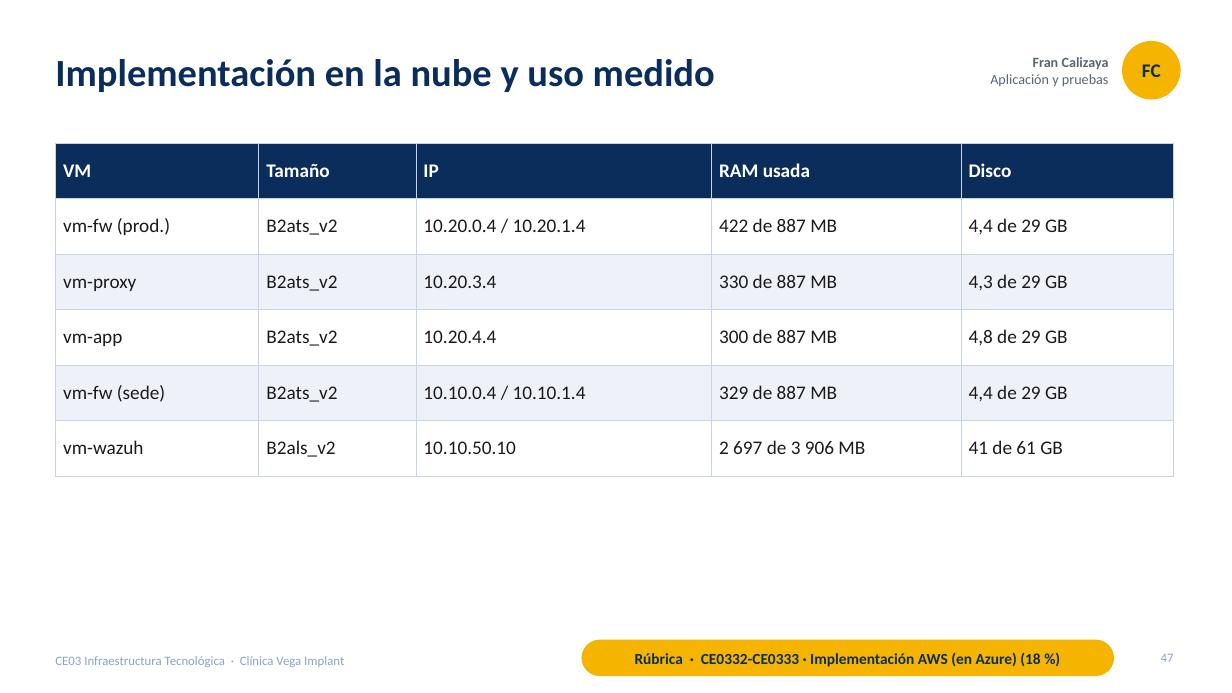
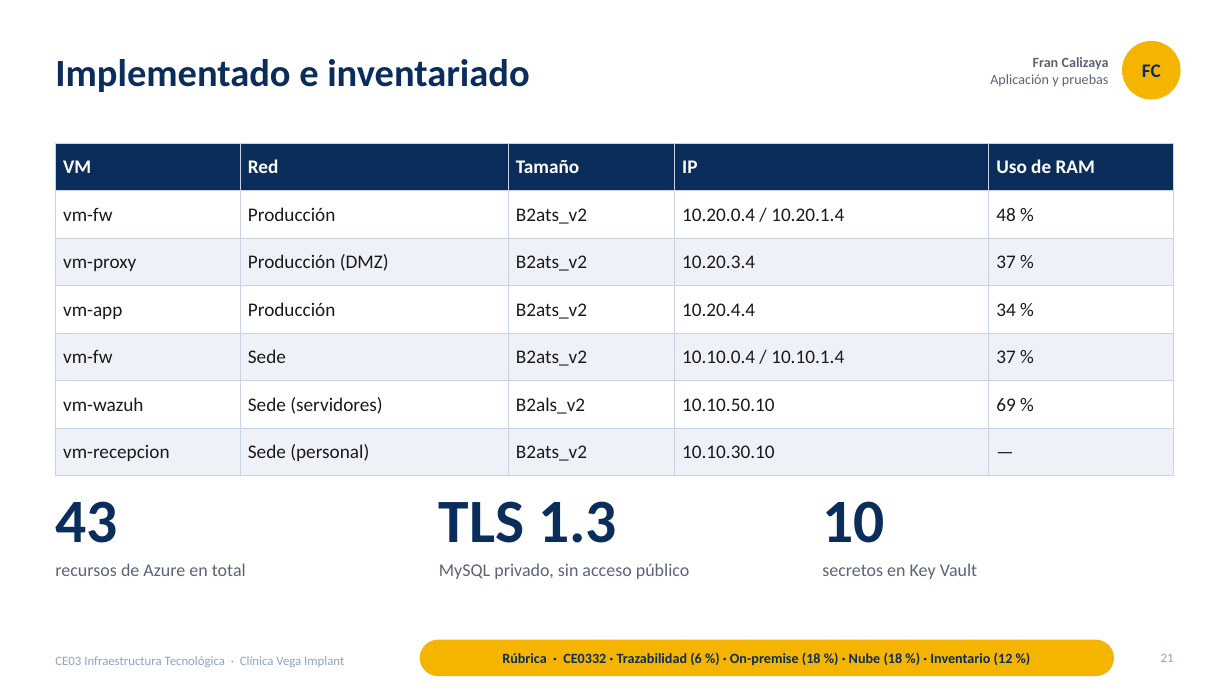
Before and after one commit to francalizaya266-sudo/venga-implantes, a slide deck: slide 21 of docs/entregables/CE03-infraestructura/presentaciones/CE03-Infraestructura-Tecnologica.pptx (slide 47 before the commit). Drawn at 1232x693 pixels with LibreOffice and Linux fonts; fonts in the diff are those of the drawing. Boxes give left, top, right and bottom in pixels: in the first picture for what was removed or moved away, otherwise in the second. Text is boxed around its words. In the diff, an @@ line names an element or a change of style, - is before the commit and + after.

```diff
--- a/docs/entregables/CE03-infraestructura/presentaciones/CE03-Infraestructura-Tecnologica.pptx
+++ b/docs/entregables/CE03-infraestructura/presentaciones/CE03-Infraestructura-Tecnologica.pptx
@@ title at (55,59,529,92): text changed @@
-Implementación en la nube y uso medido
+Implementado e inventariado
@@ table at (55,143,1174,465) @@
-row 1: VM | Tamaño | IP | RAM usada | Disco
-row 2: vm-fw (prod.) | B2ats_v2 | 10.20.0.4 / 10.20.1.4 | 422 de 887 MB | 4,4 de 29 GB
-row 3: vm-proxy | B2ats_v2 | 10.20.3.4 | 330 de 887 MB | 4,3 de 29 GB
-row 4: vm-app | B2ats_v2 | 10.20.4.4 | 300 de 887 MB | 4,8 de 29 GB
-row 5: vm-fw (sede) | B2ats_v2 | 10.10.0.4 / 10.10.1.4 | 329 de 887 MB | 4,4 de 29 GB
-row 6: vm-wazuh | B2als_v2 | 10.10.50.10 | 2 697 de 3 906 MB | 41 de 61 GB
+row 1: VM | Red | Tamaño | IP | Uso de RAM
+row 2: vm-fw | Producción | B2ats_v2 | 10.20.0.4 / 10.20.1.4 | 48 %
+row 3: vm-proxy | Producción (DMZ) | B2ats_v2 | 10.20.3.4 | 37 %
+row 4: vm-app | Producción | B2ats_v2 | 10.20.4.4 | 34 %
+row 5: vm-fw | Sede | B2ats_v2 | 10.10.0.4 / 10.10.1.4 | 37 %
+row 6: vm-wazuh | Sede (servidores) | B2als_v2 | 10.10.50.10 | 69 %
+row 7: vm-recepcion | Sede (personal) | B2ats_v2 | 10.10.30.10 | —
@@ text added at (55,501,117,543), 48 pt, text #0B2D5B, bold @@
+43
@@ text added at (439,501,617,543), 48 pt, text #0B2D5B, bold @@
+TLS 1.3
@@ text added at (822,501,884,543), 48 pt, text #0B2D5B, bold @@
+10
@@ text added at (55,563,246,576), 14 pt, text #5B6475 @@
+recursos de Azure en total
@@ text added at (439,563,689,579), 14 pt, text #5B6475 @@
+MySQL privado, sin acceso público
@@ text added at (822,563,977,579), 14 pt, text #5B6475 @@
+secretos en Key Vault
@@ rounded rectangle: place and size @@
-rounded rectangle at (582,640,1114,676)
+rounded rectangle at (421,640,1114,676)
@@ text at (502,652,1013,666): text changed; size 12 to 11 pt @@
-Rúbrica · CE0332-CE0333 · Implementación AWS (en Azure) (18 %)
+Rúbrica · CE0332 · Trazabilidad (6 %) · On-premise (18 %) · Nube (18 %) · Inventario (12 %)
@@ page number at (1161,654,1174,662): text changed @@
-47
+21
```
Also in this commit, not shown: 22 other slides changed, 1 slide added, 31 slides removed, 3 other files.
